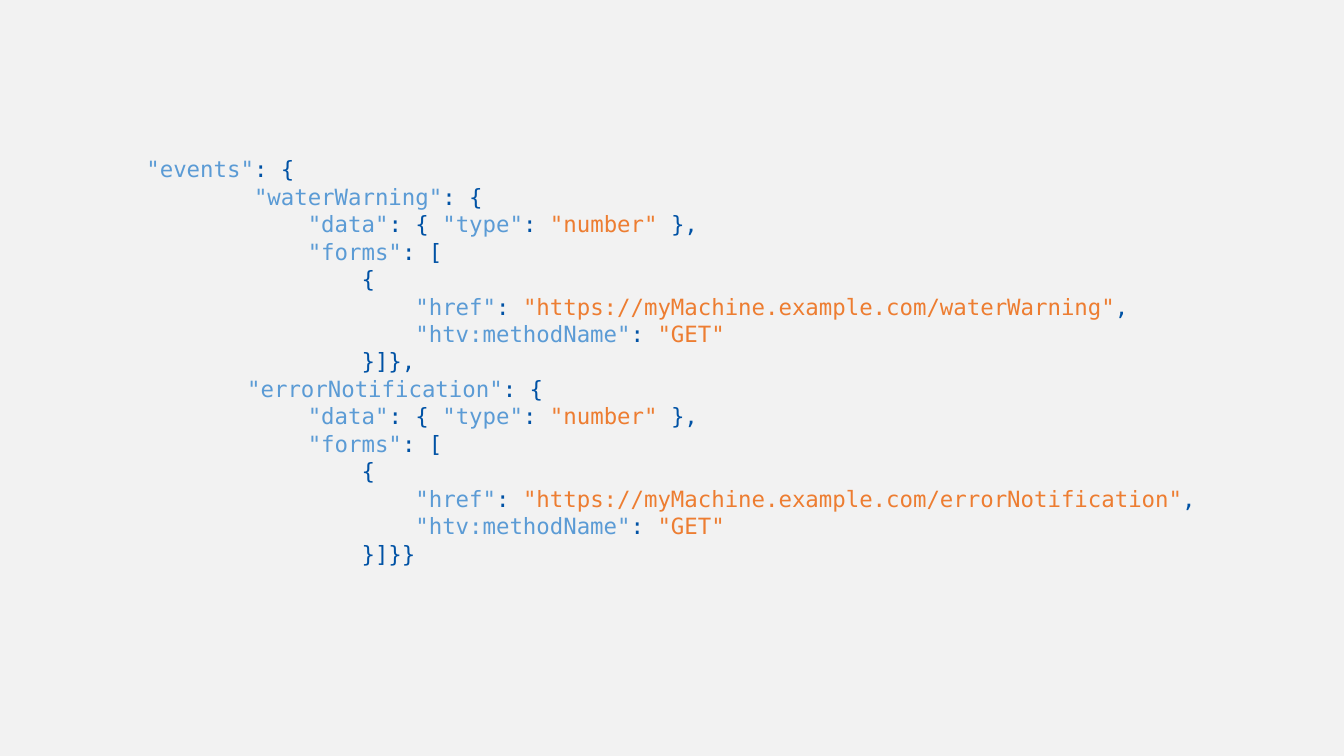
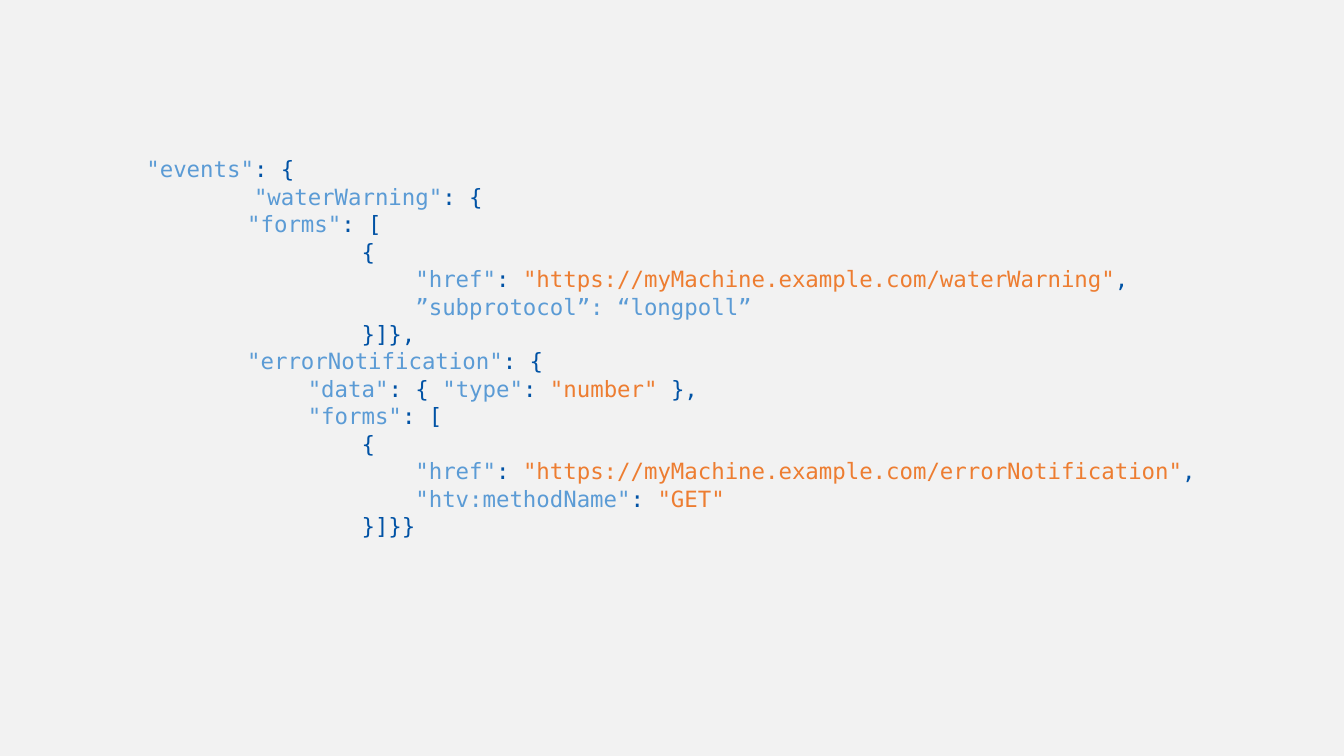
Before and after one commit to w3c/wot-cg, a slide deck: slide 34 of Tutorials/whatiswot/14-Interaction_Affordances/14-Interaction_Affordances.pptx (slide 31 before the commit). Drawn at 1344x756 pixels with LibreOffice and Linux fonts; fonts in the diff are those of the drawing. Boxes give left, top, right and bottom in pixels: in the first picture for what was removed or moved away, otherwise in the second. Text is boxed around its words. In the diff, an @@ line names an element or a change of style, - is before the commit and + after.

```diff
--- a/Tutorials/whatiswot/14-Interaction_Affordances/14-Interaction_Affordances.pptx
+++ b/Tutorials/whatiswot/14-Interaction_Affordances/14-Interaction_Affordances.pptx
@@ text at (308,215,658,237): paragraph removed @@
-"data": { "type": "number" },
@@ text at (415,298,752,320): text changed @@
-"htv:methodName": "GET"
+”subprotocol”: “longpoll”
```
Also in this commit, not shown: 3 other slides changed, 22 slides added, 17 slides removed.
